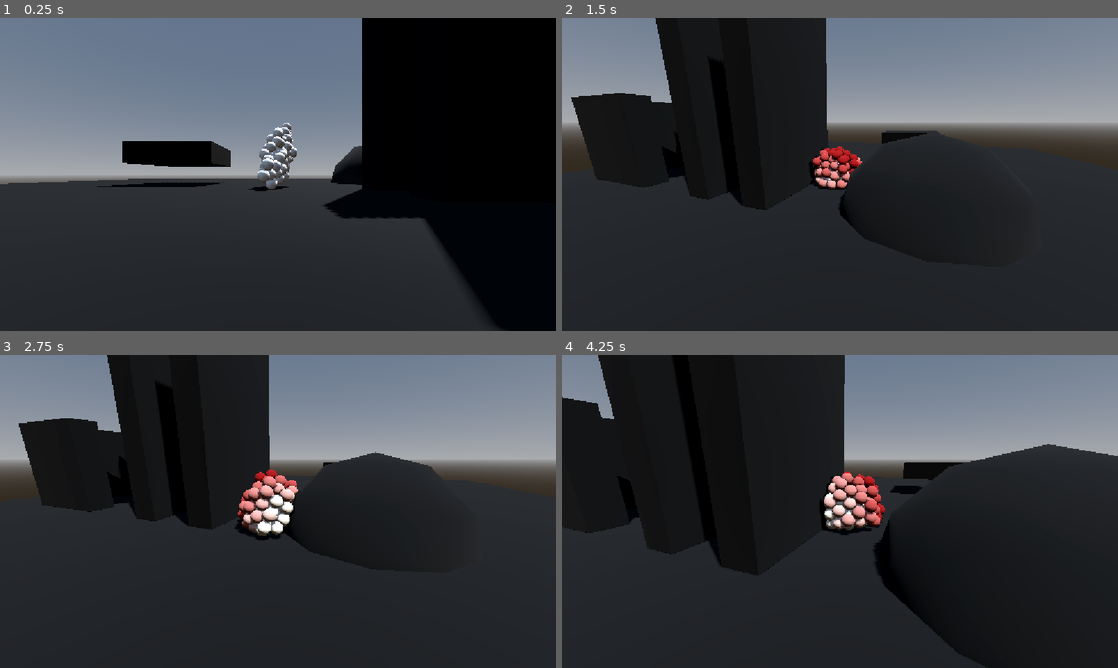
Above: before the commit, frames 1-4 (two rows, left to right).
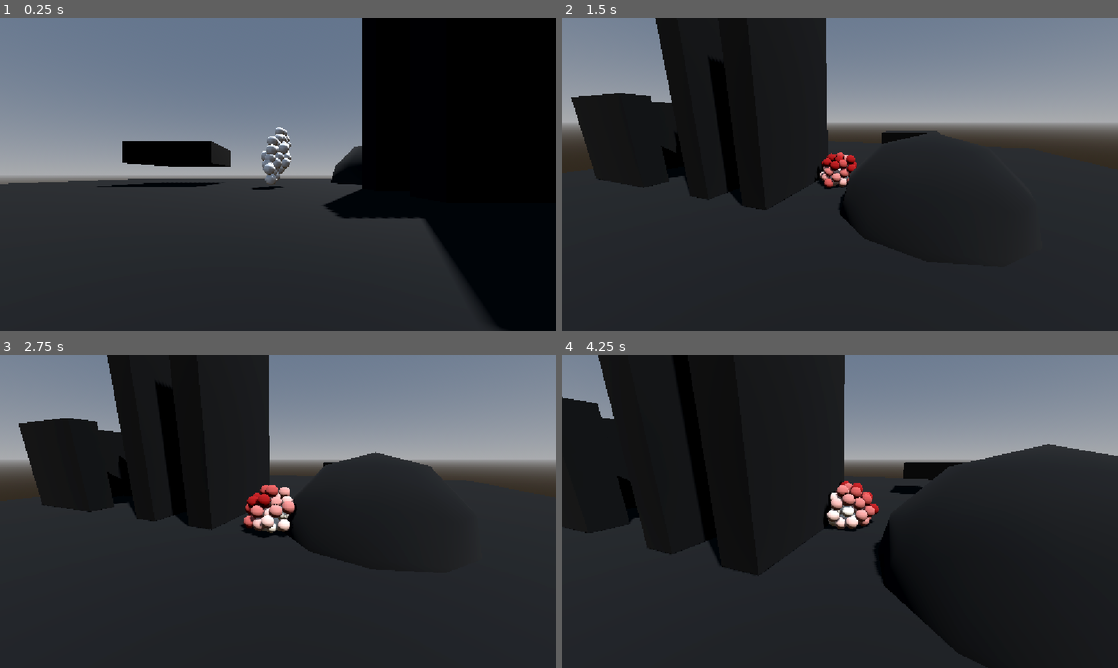
Above: after the commit, the same moments.

Repository: bigdcdog/Speek
Game: Godot game, scene res://scenes/main.tscn
Same seed, same stepped clock (60 frames per second), same inputs: the game is played once before the commit and once after it.
Inputs (mouse positions are in pixels of both pictures, inside the frame that each line leads up to):
- Up to frame 1 (0.25 s): no input
- Up to frame 2 (1.5 s): move the mouse to (962, 158) at 0.52 s; hold D (right) 0.53-1.28 s; hold Right mouse button (drag) 0.53-1.28 s; move the mouse to (728, 190) at 1.27 s; hold S (backward) from 1.28 s (still down); tap Mouse wheel up (zoom_in) at 1.35 s
- Up to frame 3 (2.75 s): move the mouse to (333, 442) at 2.02 s; release S (backward) at 2.03 s; hold D (right) from 2.03 s (still down); tap Mouse wheel down (zoom_out) at 2.1 s
- Up to frame 4 (4.25 s): move the mouse to (812, 574) at 2.77 s; release D (right) at 2.78 s; hold W (forward) 2.78-3.53 s; right-click (812, 574) at 2.85 s; move the mouse to (1006, 558) at 3.52 s; hold A (left) from 3.53 s (still down); tap Mouse wheel up (zoom_in) at 3.6 s

The runs differ from the first frame. In frame 1, 0.8% of the frame differs, in the area x 44-54%, y 33-56%; in frame 2, 0.8%; in frame 3, 1.7%, in the area x 42-54%, y 36-60%; in frame 4, 1.7%.

Commit message:
tiny change
base setting altered

Diff:
--- a/scripts/chunk_manager.gd
+++ b/scripts/chunk_manager.gd
@@ -7,13 +7,13 @@
 @export_category("chunk_settings")
 
 @export_group("chunk initialisation")
-@export var chunk_count := 100
+@export var chunk_count := 50
 @export var spawn_position := Vector3(0.0, 1.0, 0.0)
 
 @export_group("chunk group sizes")
-@export var near_end := 20
-@export var mid_end := 80
-@export var chunk_mid_size := 20
+@export var near_end := 10
+@export var mid_end := 40
+@export var chunk_mid_size := 10
 
 @export_group("chunk visuals")
 @export var near_colour := Color.hex(0xf1ecddff)
